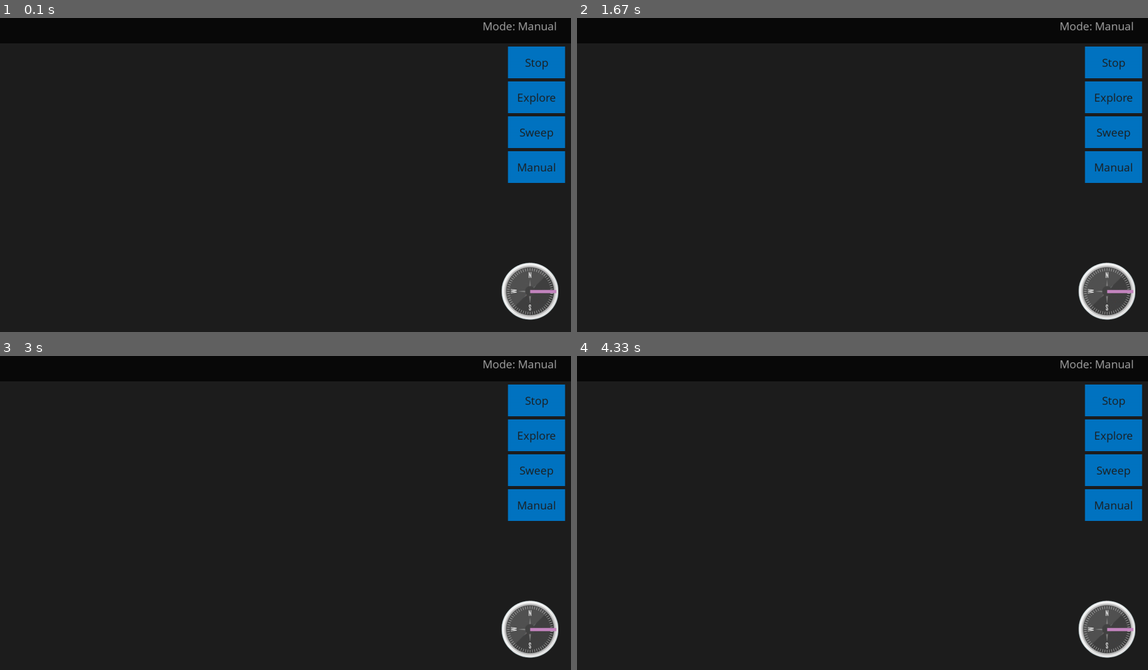
Above: before the commit, frames 1-4 (two rows, left to right).
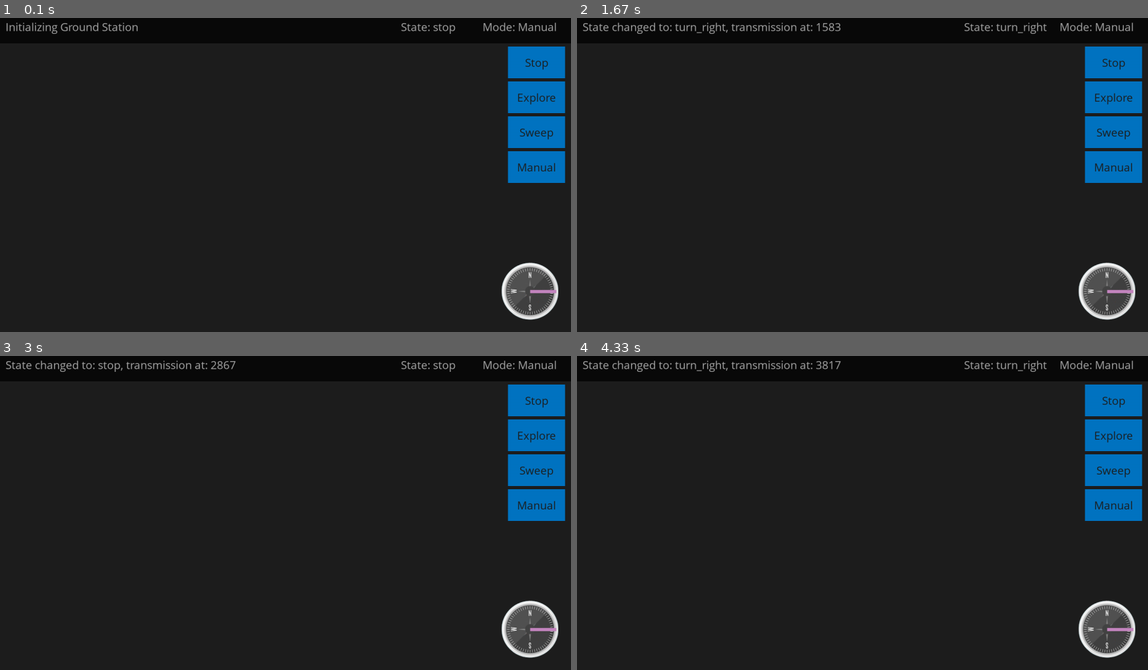
Above: after the commit, the same moments.

Repository: JackBlair87/HackTJ2021
Game: pygame game, started from ground_station/BotDisplay.py
Same seed, same stepped clock (60 frames per second), same inputs: the game is played once before the commit and once after it.
Inputs (mouse positions are in pixels of both pictures, inside the frame that each line leads up to):
- Up to frame 1 (0.1 s): no input
- Up to frame 2 (1.67 s): hold Right 0.33-0.8 s; press the mouse at (1113, 165) at 0.87 s; move the mouse to (1010, 127) at 0.97 s; release the mouse at (913, 90) at 1.1 s; hold Up 1.17-1.47 s; hold Right from 1.5 s (still down)
- Up to frame 3 (3 s): release Right at 1.97 s; hold Left 2-2.53 s; hold Down 2.57-2.87 s; hold Left from 2.9 s (still down)
- Up to frame 4 (4.33 s): release Left at 3.3 s; hold Up 3.33-3.7 s; hold Right from 3.73 s (still down)

The runs differ from the first frame. In frame 1, 0.5% of the frame differs, in the area x 1-98%, y 1-6%; in frame 2, 0.7%; in frame 3, 0.6%; in frame 4, 0.7%.

Commit message:
added top bar graphics

Diff:
--- a/ground_station/BotDisplay.py
+++ b/ground_station/BotDisplay.py
@@ -37,6 +37,7 @@
 mode = Mode.manual
 state = State.stop
 new_state = State.stop
+current_action = 'Initializing Ground Station'
 
 #time information for communications
 start_time = int(round(time.time() * 1000))
@@ -52,7 +53,7 @@
 all_buttons = []
 
 def main():
-  global last_communication_time, running, state, new_state, last_button_press_time, mode
+  global last_communication_time, running, state, new_state, last_button_press_time, mode, current_action
   while running:
     #check to see if the user wants to quit the game
     for event in pygame.event.get():
@@ -62,16 +63,21 @@
           if event.key == pygame.K_ESCAPE:
             quitProgram()
 
+
+    top_row_y = .037
     #painting screen components
     screen.fill(BLACK)
     pygame.draw.rect(screen, DBLACK, (0, 0, SCREEN_WIDTH, SCREEN_HEIGHT/11))#top black bar
     mode_button_height = .1
     mode_button_y_diff = mode_button_height+.01
-    create_button_from_text("Stop", .89, .1 + mode_button_y_diff * 0, .1, mode_button_height, mediumFont, BLACK, DBLUE)
-    create_button_from_text("Explore", .89, .1 + mode_button_y_diff * 1, .1, mode_button_height, mediumFont, BLACK, DBLUE)
-    create_button_from_text("Sweep", .89, .1 + mode_button_y_diff * 2, .1, mode_button_height, mediumFont, BLACK, DBLUE)
-    create_button_from_text("Manual", .89, .1 + mode_button_y_diff * 3, .1, mode_button_height, mediumFont, BLACK, DBLUE)
-    draw_text("Mode: " + Mode.all_modes[mode], .91, .035)
+    create_button_from_text("Stop", .89, .1 + mode_button_y_diff * 0, .1, mode_button_height, mediumFont, text_color=BLACK, background_color=DBLUE)
+    create_button_from_text("Explore", .89, .1 + mode_button_y_diff * 1, .1, mode_button_height, mediumFont, text_color=BLACK, background_color=DBLUE)
+    create_button_from_text("Sweep", .89, .1 + mode_button_y_diff * 2, .1, mode_button_height, mediumFont, text_color=BLACK, background_color=DBLUE)
+    create_button_from_text("Manual", .89, .1 + mode_button_y_diff * 3, .1, mode_button_height, mediumFont, text_color=BLACK, background_color=DBLUE)
+
+    draw_text("Mode: " + Mode.all_modes[mode], .91, top_row_y,)
+    draw_text("State: " + State.all_states[state], .75, top_row_y)
+    draw_text(current_action, .01, top_row_y, basis_point='midleft')
     draw_compass(SCREEN_WIDTH-175, SCREEN_HEIGHT-175)
 
 
@@ -86,7 +92,7 @@
       if current_time - last_button_press_time > 250:
         last_button_press_time = current_time
         mode = Mode.all_modes.index(button_text)
-        print("Mode changed to:", Mode.all_modes[mode])
+        log_action("Mode changed to: " + Mode.all_modes[mode])
 
 
 
@@ -97,11 +103,10 @@
     #send new state
     current_time = get_time()
     if current_time - last_communication_time > 100 and new_state != state:
-      print("New state:", new_state)
       state = new_state
       last_communication_time = current_time
       communicator.transmit_info(new_state)
-      print("Communication happened", current_time)
+      log_action("State changed to: " + State.all_states[new_state] + ", transmission at: " + str(current_time))
 
     pygame.display.flip()
   quitProgram()
@@ -134,28 +139,40 @@
     for button, text in all_buttons:
       if button.collidepoint(mouse):
         return button, text
-def draw_text(text, x, y, font_object=mediumFont, text_color=WHITE):
+def draw_text(text, x, y, font_object=mediumFont, text_color=WHITE, basis_point = 'center'):
   title = font_object.render(text, True, text_color)
   titleRect = title.get_rect()
-  titleRect.center = (SCREEN_WIDTH * x, SCREEN_HEIGHT * y)
+  if basis_point == 'center':
+    titleRect.center = (SCREEN_WIDTH * x, SCREEN_HEIGHT * y)
+  elif basis_point == 'topleft':
+    titleRect.topleft = (SCREEN_WIDTH * x, SCREEN_HEIGHT * y)
+  elif basis_point == 'topright':
+    titleRect.topright = (SCREEN_WIDTH * x, SCREEN_HEIGHT * y)
+  elif basis_point == 'bottomleft':
+    titleRect.bottomleft = (SCREEN_WIDTH * x, SCREEN_HEIGHT * y)
+  elif basis_point == 'bottomright':
+    titleRect.bottomright = (SCREEN_WIDTH * x, SCREEN_HEIGHT * y)
+  elif basis_point == 'midleft':
+    titleRect.midleft = (SCREEN_WIDTH * x, SCREEN_HEIGHT * y)
+  elif basis_point == 'midright':
+    titleRect.midright = (SCREEN_WIDTH * x, SCREEN_HEIGHT * y)
+  elif basis_point == 'midtop':
+    titleRect.midtop = (SCREEN_WIDTH * x, SCREEN_HEIGHT * y)
+  elif basis_point == 'midbottom':
+    titleRect.midbottom = (SCREEN_WIDTH * x, SCREEN_HEIGHT * y)
   screen.blit(title, titleRect)
 
 def state_from_key_press():
   keys = pygame.key.get_pressed()
   if keys[pygame.K_LEFT]:
-    # print("left pressed")
     return State.turn_left
   elif keys[pygame.K_RIGHT]:
-    # print("right pressed")
     return State.turn_right
   elif keys[pygame.K_UP]:
-    # print("up pressed")
     return State.forward
   elif keys[pygame.K_DOWN]:
-    # print("down pressed")
     return State.reverse
   else:
-    # print("no arrow key pressed")
     return State.stop
 
 def draw_compass(x, y, angle = 90.0):
@@ -171,6 +188,11 @@
   pygame.quit()
   quit()
   communicator.deactivate_bluetooth()
+
+def log_action(action):
+  global current_action
+  print(action)
+  current_action = action
 
 main()
 
